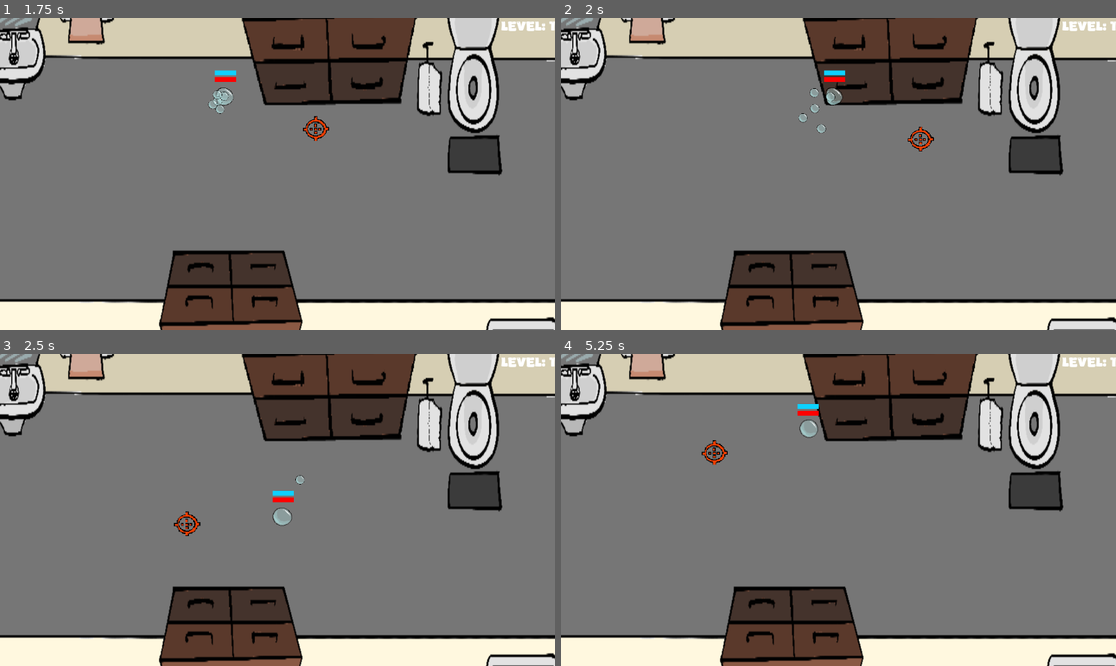
Above: before the commit, frames 1-4 (two rows, left to right).
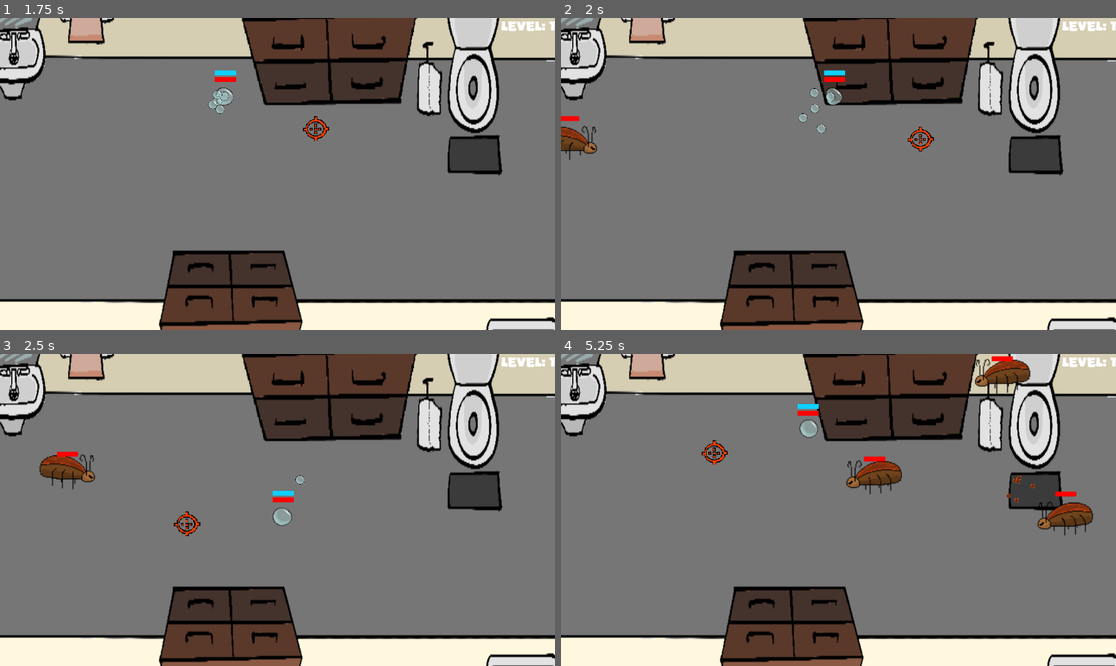
Above: after the commit, the same moments.

Repository: ConnorTamme/Bubble-Power
Game: Godot game, scene res://start_screen.tscn
Same seed, same stepped clock (60 frames per second), same inputs: the game is played once before the commit and once after it. The engine's default icon, where the game draws it, is replaced by a stand-in: a white triangle on a blue panel in a dark square.
Inputs (mouse positions are in pixels of both pictures, inside the frame that each line leads up to):
- Up to frame 1 (1.75 s): click "START GAME" at 0.5 s; move the mouse to (399, 158) at 1.27 s; press the mouse at (399, 158) at 1.28 s; hold D (p1_right) from 1.28 s (still down)
- Up to frame 2 (2 s): keep holding D (p1_right)
- Up to frame 3 (2.5 s): move the mouse to (166, 525) at 2.02 s; release D (p1_right) at 2.03 s; release the mouse at (166, 525) at 2.03 s; hold S (p1_down) from 2.03 s (still down); tap Ctrl (p1_sneak) at 2.1 s
- Up to frame 4 (5.25 s): move the mouse to (894, 441) at 2.77 s; release S (p1_down) at 2.78 s; hold D (p1_right) 2.78-3.53 s; tap Shift (p1_sprint) at 2.85, 5.1 s; move the mouse to (810, 572) at 3.52 s; hold W (p1_up) 3.53-4.28 s; click (810, 572) at 3.6 s; move the mouse to (1005, 556) at 4.27 s; hold A (p1_left) from 4.28 s (still down); tap Ctrl (p1_sneak) at 4.35 s; move the mouse to (672, 463) at 5.02 s

Frame 1 is identical in both runs. In frame 2, 0.5% of the frame differs, in the area x 0-7%, y 31-46%; in frame 3, 0.7%; in frame 4, 2.2%, in the area x 51-96%, y 0-59%.
Error before the commit: Invalid call. Nonexistent function 'indsstantiate' in base 'PackedScene'. (res://main.gd:39)

Commit message:
hilarious typo

Diff:
--- a/main.gd
+++ b/main.gd
@@ -36,7 +36,7 @@
 	if spawned < to_spawn or spawned - killed > max_on_screen:
 		spawned += 1
 	# Create a new instance of the Mob scene.
-		var e = enemy.pick_random().indsstantiate()
+		var e = enemy.pick_random().instantiate()
 
 	# Choose a random location on Path2D.
 		var mob_spawn_location = $MobPath/MobSpawnLocation
Not shown: 1 places in main.tscn that only renumber resources
